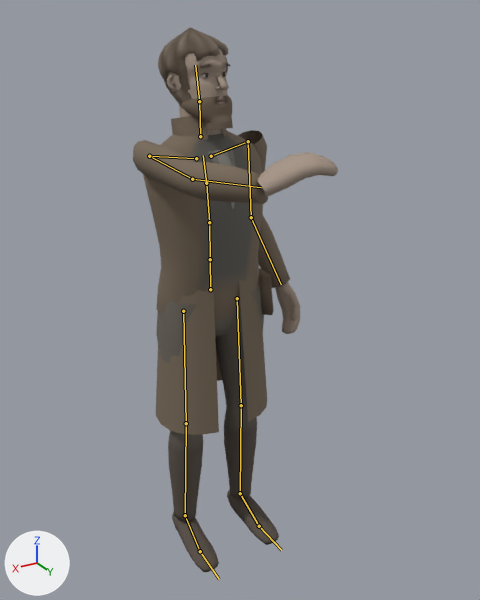
Two versions of the glTF model assets/models/characters/dockson.glb, one commit apart.
One viewpoint serves both versions: a 50 mm camera at (0.959, 1.785, 1.809) aimed at (-0.012, 0.167, 0.999). Arrows for +X, +Y and +Z are at lower left; the lights stay in place. The older version comes first. Both versions are drawn at frame 6 of the action 'push'; the numbers are the values there. The bones that change, and the others that lie on the model, are drawn over the model as lines.

Objects in the first picture: 'Dockson'.
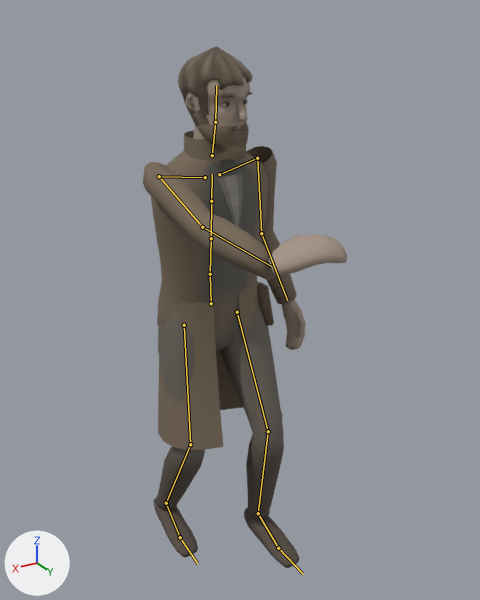
The edits, one by one:
Bone 'Hips' (bone_hips) moves from (0.0, 0.0, 0.0) to (0.0, -0.05, 0.0).
Bone 'Spine' (bone_spine) turns from (-2, 3, 0) to (2, 3, 0) degrees about its own x, y and z.
Bone 'Chest' (bone_chest) turns from (-2, 4, 0) to (3, 4, 0) degrees about its own x, y and z.
Bone 'UpperChest' (bone_upperchest) turns from (-2, 4, 0) to (3, 4, 0) degrees about its own x, y and z.
Bone 'LeftUpperArm' (bone_leftupperarm) turns from (-14, 4, -27) to (0, 1, -27) degrees about its own x, y and z.
Bone 'LeftLowerArm' (bone_leftlowerarm) turns from (29, 0, 0) to (22, 0, 0) degrees about its own x, y and z.
Bone 'RightUpperLeg' (bone_rightupperleg) turns from (0, 0, -1) to (8, 0, -3) degrees about its own x, y and z.
Bone 'RightLowerLeg' (bone_rightlowerleg) turns from (1, 0, 0) to (-31, 0, 0) degrees about its own x, y and z.
Bone 'RightFoot' (bone_rightfoot) turns from (0, 1, 0) to (23, 3, 3) degrees about its own x, y and z.
Bone 'LeftUpperLeg' (bone_leftupperleg) turns from (0, 0, 1) to (25, 0, 1) degrees about its own x, y and z.
Bone 'LeftLowerLeg' (bone_leftlowerleg) turns from (1, 0, 0) to (-31, 0, 0) degrees about its own x, y and z.
Bone 'LeftFoot' (bone_leftfoot) turns from (0, -1, 0) to (6, -1, -1) degrees about its own x, y and z.

What differs and where, as boxes (x1, y1, x2, y2) in the pictures (480 x 600 px):
'Dockson', posed
    before: (133, 27, 338, 572)
    after: (143, 46, 347, 568)
bone 'Hips', root to tip
    before: (210, 289) to (210, 259)
    after: (211, 303) to (210, 274)
bone 'Spine', root to tip
    before: (210, 259) to (209, 222)
    after: (210, 274) to (211, 238)
bone 'Chest', root to tip
    before: (209, 222) to (206, 183)
    after: (211, 238) to (211, 201)
bone 'UpperChest', root to tip
    before: (206, 183) to (203, 155)
    after: (211, 201) to (212, 174)
bone 'LeftUpperArm', root to tip
    before: (248, 141) to (251, 217)
    after: (257, 158) to (261, 233)
bone 'LeftLowerArm', root to tip
    before: (251, 217) to (281, 284)
    after: (261, 233) to (287, 300)
bone 'RightUpperLeg', root to tip
    before: (183, 311) to (186, 423)
    after: (184, 325) to (190, 444)
bone 'RightLowerLeg', root to tip
    before: (186, 423) to (185, 515)
    after: (190, 444) to (166, 503)
bone 'RightFoot', root to tip
    before: (185, 515) to (200, 551)
    after: (166, 503) to (180, 537)
bone 'LeftUpperLeg', root to tip
    before: (237, 298) to (241, 405)
    after: (237, 312) to (268, 431)
bone 'LeftLowerLeg', root to tip
    before: (241, 405) to (240, 493)
    after: (268, 431) to (258, 513)
bone 'LeftFoot', root to tip
    before: (240, 493) to (259, 526)
    after: (258, 513) to (278, 548)
